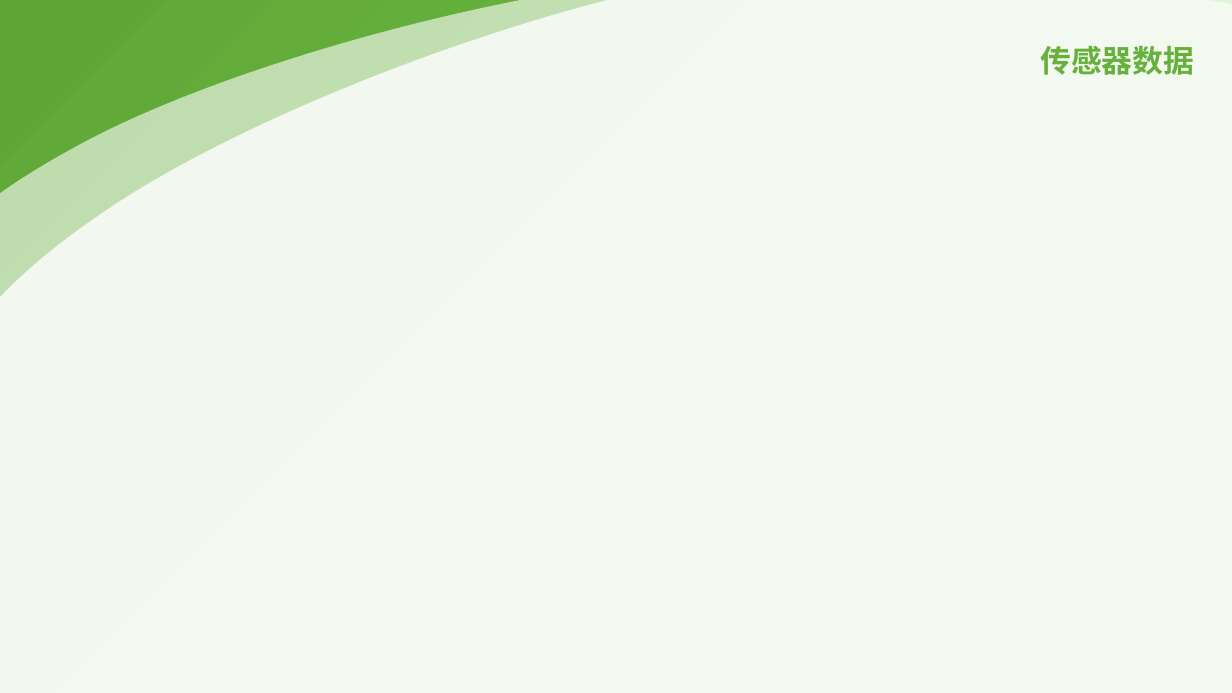
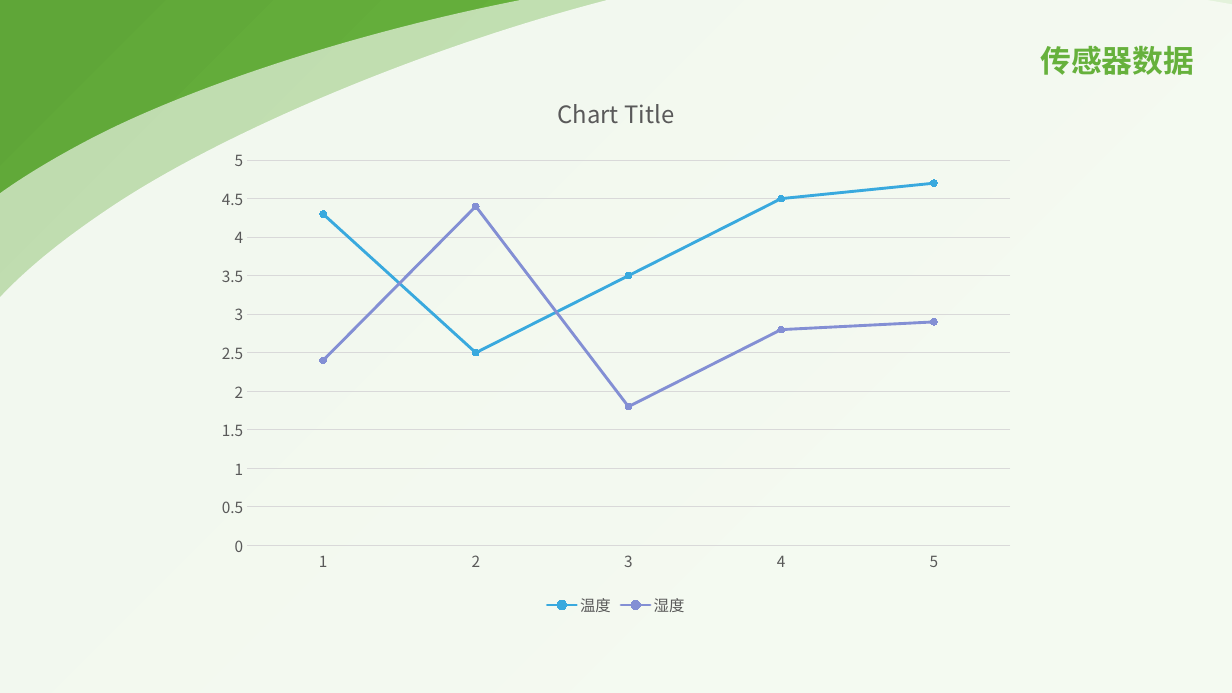
Before and after one commit to SylvesterLi/MSDNHackShanghai, a slide deck: slide 6 of MSDNHome.pptx (slide 7 before the commit). Drawn at 1232x693 pixels with LibreOffice and Linux fonts; fonts in the diff are those of the drawing. Boxes give left, top, right and bottom in pixels: in the first picture for what was removed or moved away, otherwise in the second. Text is boxed around its words. In the diff, an @@ line names an element or a change of style, - is before the commit and + after.

```diff
--- a/MSDNHome.pptx
+++ b/MSDNHome.pptx
@@ line chart added at bbox=[205, 73, 1027, 621] @@
+categories: 1, 2, 3, 4, 5
+温度: 4.3, 2.5, 3.5, 4.5, 4.7
+湿度: 2.4, 4.4, 1.8, 2.8, 2.9
```
Also in this commit, not shown: 1 other slide changed, 6 other files.
